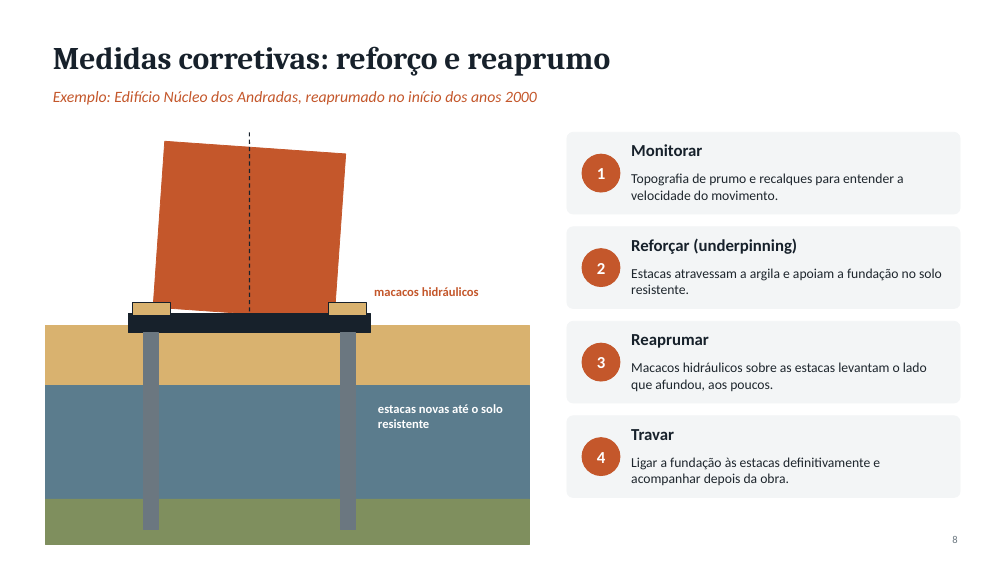
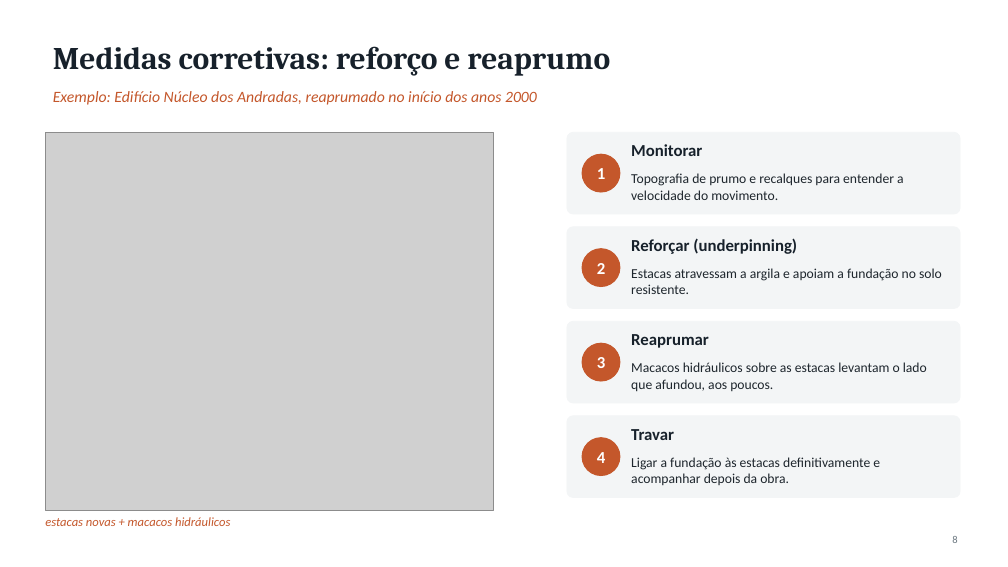
Before and after one commit to augustolemes771-cyber/augusto, a slide deck: slide 8 of fundacoes/Fundacoes_Santos.pptx. Drawn at 1008x567 pixels with LibreOffice and Linux fonts; fonts in the diff are those of the drawing; grey boxes stand for pictures. Boxes give left, top, right and bottom in pixels: in the first picture for what was removed or moved away, otherwise in the second. Text is boxed around its words. In the diff, an @@ line names an element or a change of style, - is before the commit and + after.

```diff
--- a/fundacoes/Fundacoes_Santos.pptx
+++ b/fundacoes/Fundacoes_Santos.pptx
@@ picture added at [45,132,494,510] @@
@@ rectangle removed at [153,141,346,320] @@
@@ line removed from (250, 132) to (250, 314) @@
@@ arrow removed from (321, 272) to (321, 299) @@
@@ rectangle removed at [45,325,529,386] @@
@@ rectangle removed at [129,314,371,333] @@
@@ rectangle removed at [132,302,170,315] @@
@@ rectangle removed at [329,302,367,315] @@
@@ rectangle removed at [144,333,159,529] @@
@@ rectangle removed at [340,333,355,529] @@
@@ rectangle removed at [45,386,529,499] @@
@@ text removed at [378,404,503,428] @@
-estacas novas até o solo resistente
@@ rectangle removed at [45,499,529,544] @@
@@ text at [45,517,230,526]: text changed; bold off; italic on @@
-macacos hidráulicos
+estacas novas + macacos hidráulicos
```
Also in this commit, not shown: 6 other slides changed, 13 other files.
